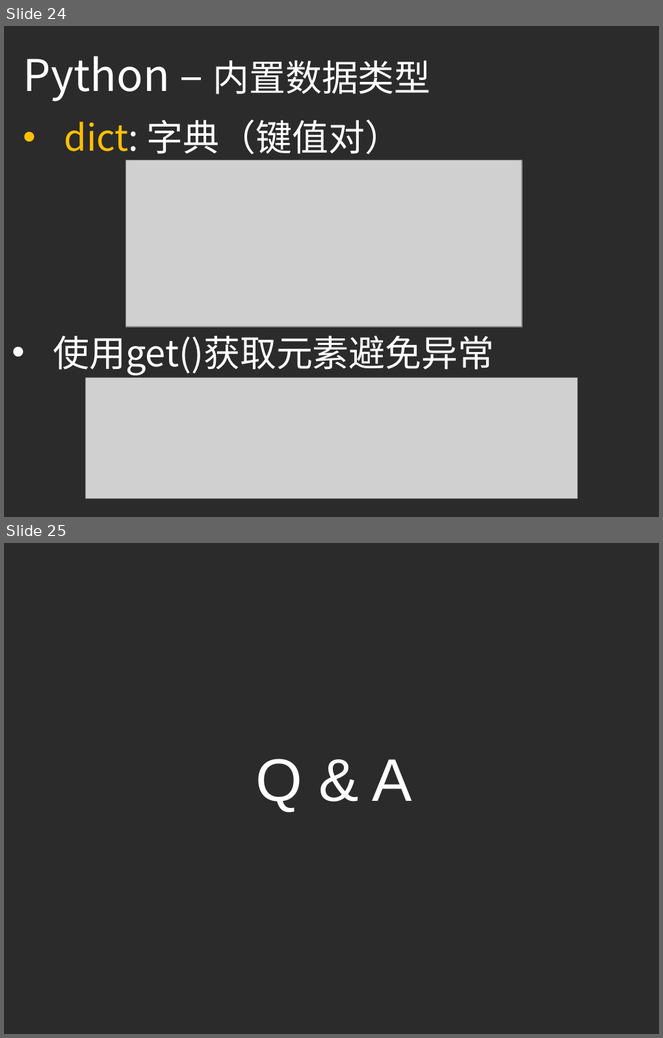
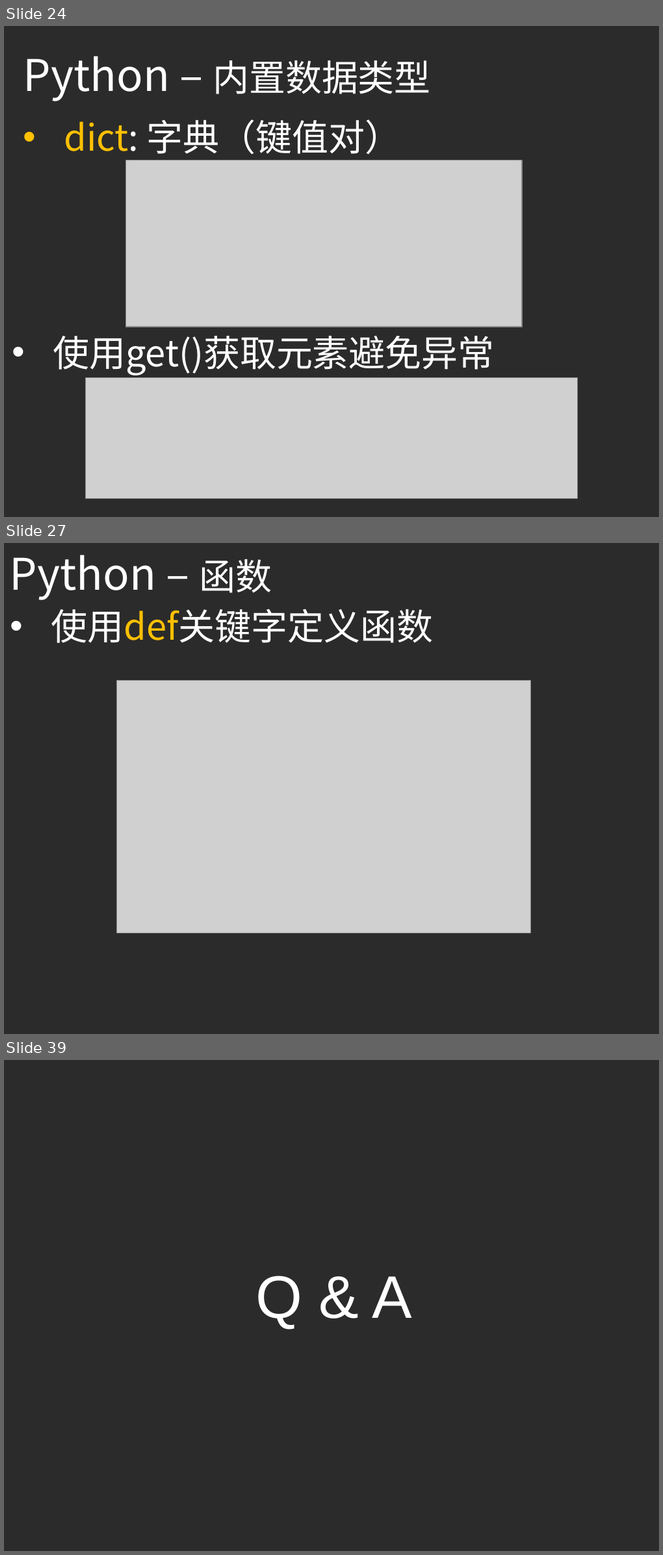
Before and after one commit to ouriris/ml-course, a slide deck: chapter.1/ppt/ML_CH1_Python_Basic.pptx. Shown one above the other, each under a label of ours: slides 24 and 25 before the commit, slides 24, 27 and 39 after it; the slides between them are not shown. The pictures are 663x1038 and 663x1555 pixels, drawn with LibreOffice and Linux fonts; fonts in the diff are those of the drawing; grey boxes stand for pictures; background and template pictures are left out; a plain dark background stands for a picture behind light text. Boxes give left, top, right and bottom in pixels: in the first picture for what was removed or moved away, otherwise in the second. Text is boxed around its words. In the diff, an @@ line names an element or a change of style, - is before the commit and + after.

Commit message:
Update Ch1 ppt, add python basic

```diff
--- a/chapter.1/ppt/ML_CH1_Python_Basic.pptx
+++ b/chapter.1/ppt/ML_CH1_Python_Basic.pptx
@@ slide 27 added at bbox=[4, 543, 659, 1034], background picture (left out) @@
@@ text added at bbox=[10, 555, 272, 600], 48 pt, text #FFFFFF @@
+Python – 函数
@@ text added at bbox=[51, 609, 433, 643], 40 pt, text #FFFFFF @@
+• 使用def关键字定义函数
@@ picture added at bbox=[116, 681, 530, 934] @@
@@ what was slide 25 is now slide 39 @@
```
Also in this commit, not shown: 13 other slides added.
